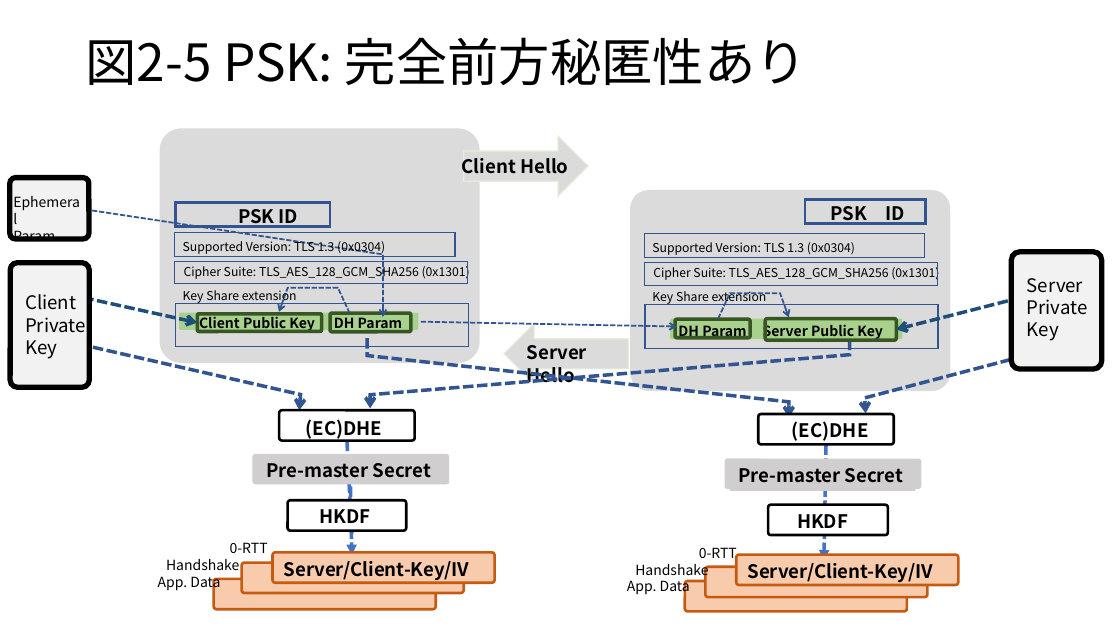
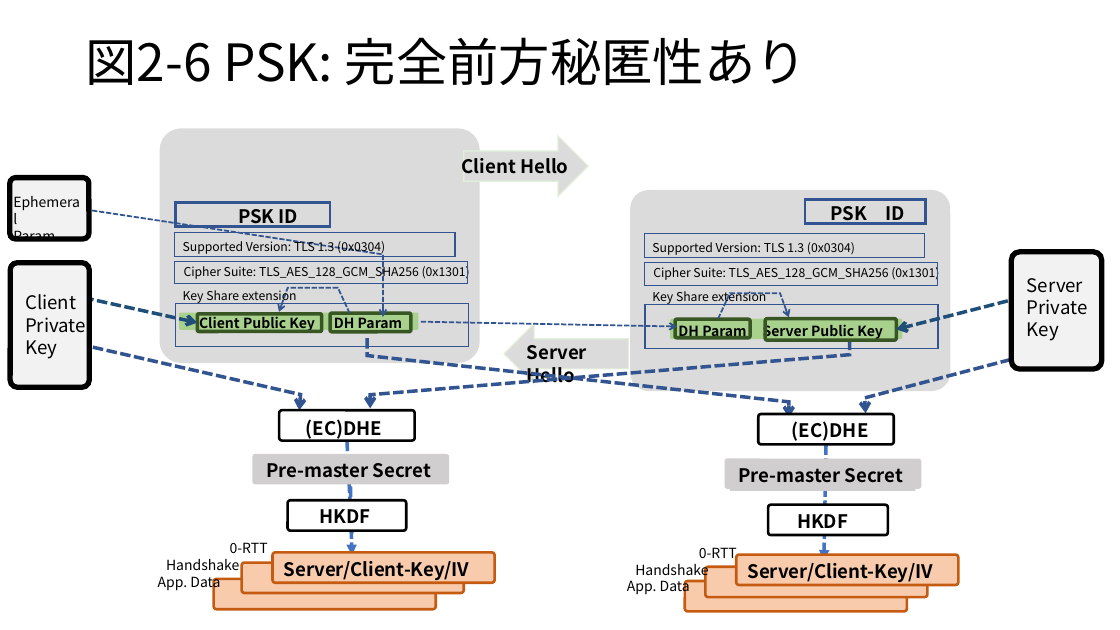
Before and after one commit to kojo1/TLSbook-en, a slide deck: slide 9 of Part1.Technology/Chapter2.Protocol/Protocol-fig-jp.pptx (slide 6 before the commit). Drawn at 1120x630 pixels with LibreOffice and Linux fonts; fonts in the diff are those of the drawing. Boxes give left, top, right and bottom in pixels: in the first picture for what was removed or moved away, otherwise in the second. Text is boxed around its words. In the diff, an @@ line names an element or a change of style, - is before the commit and + after.

```diff
--- a/Part1.Technology/Chapter2.Protocol/Protocol-fig-jp.pptx
+++ b/Part1.Technology/Chapter2.Protocol/Protocol-fig-jp.pptx
@@ title at box(85, 37, 807, 85): text changed @@
-図2-5 PSK: 完全前方秘匿性あり
+図2-6 PSK: 完全前方秘匿性あり
```
Also in this commit, not shown: 4 other slides changed, 3 slides added, 8 other files.
